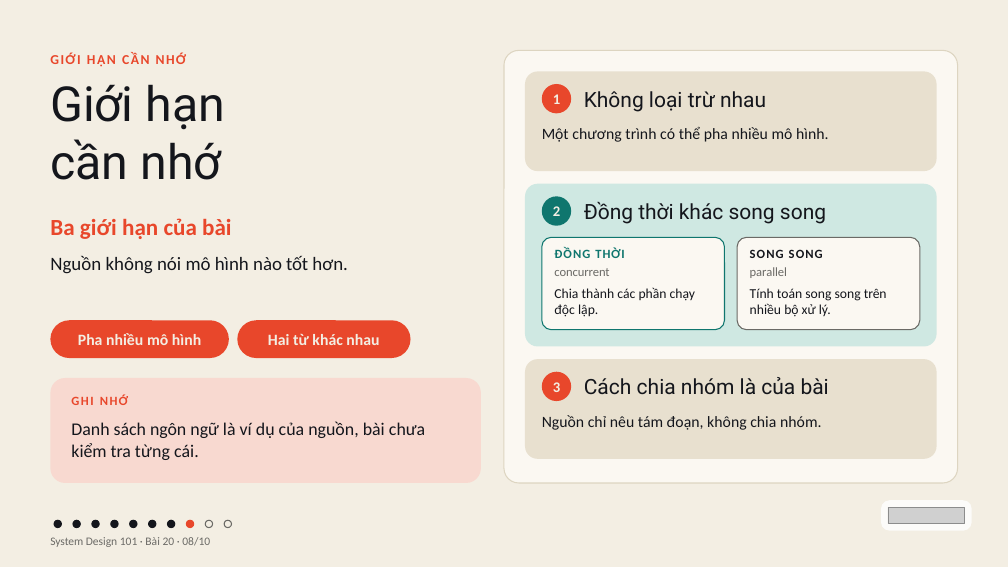
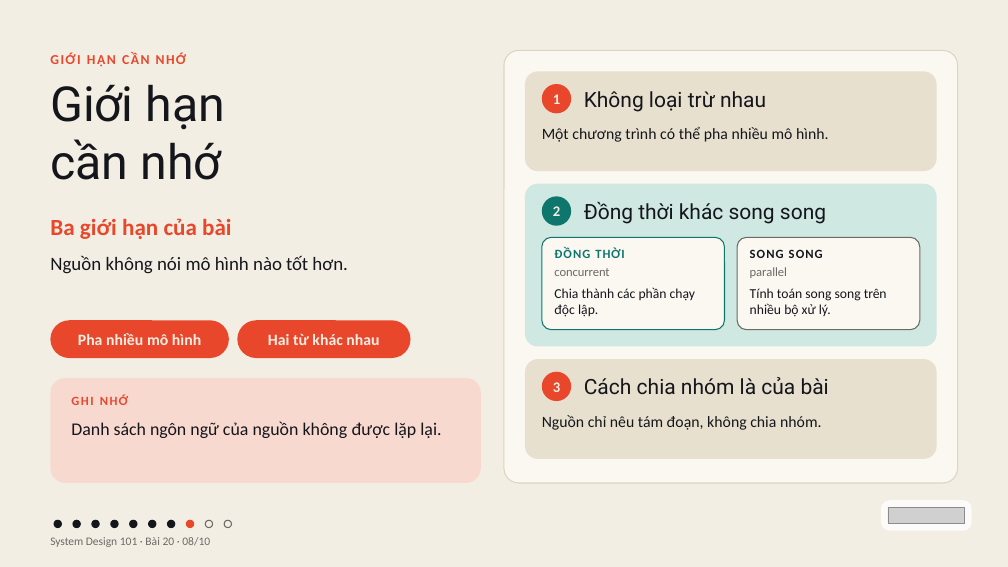
Before and after one commit to vohoailinh90/tool-marketing-studio, a slide deck: slide 8 of system-design-101/vi/lessons/sd-10-020/slides/sd-10-020.pptx. Drawn at 1008x567 pixels with LibreOffice and Linux fonts; fonts in the diff are those of the drawing; grey boxes stand for pictures. Boxes give left, top, right and bottom in pixels: in the first picture for what was removed or moved away, otherwise in the second. Text is boxed around its words. In the diff, an @@ line names an element or a change of style, - is before the commit and + after.

```diff
--- a/system-design-101/vi/lessons/sd-10-020/slides/sd-10-020.pptx
+++ b/system-design-101/vi/lessons/sd-10-020/slides/sd-10-020.pptx
@@ text at bbox=[71, 421, 441, 438]: text changed @@
-Danh sách ngôn ngữ là ví dụ của nguồn, bài chưa kiểm tra từng cái.
+Danh sách ngôn ngữ của nguồn không được lặp lại.
```
Also in this commit, not shown: 8 other slides changed, 4 other files.
